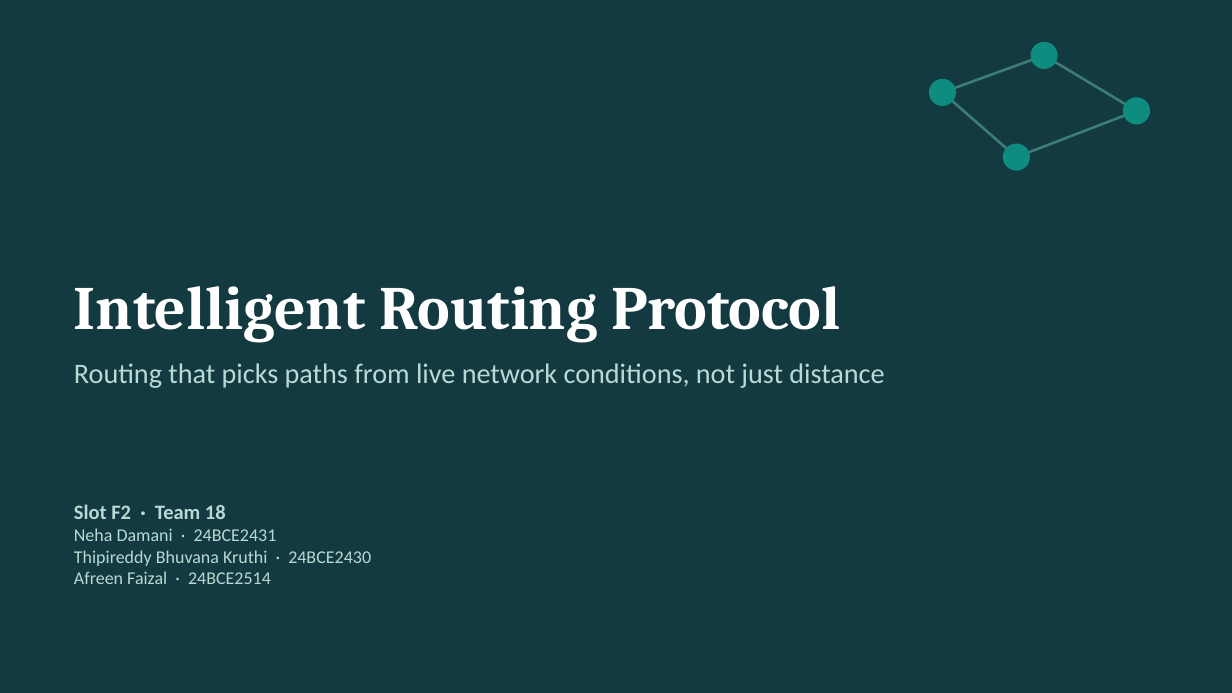
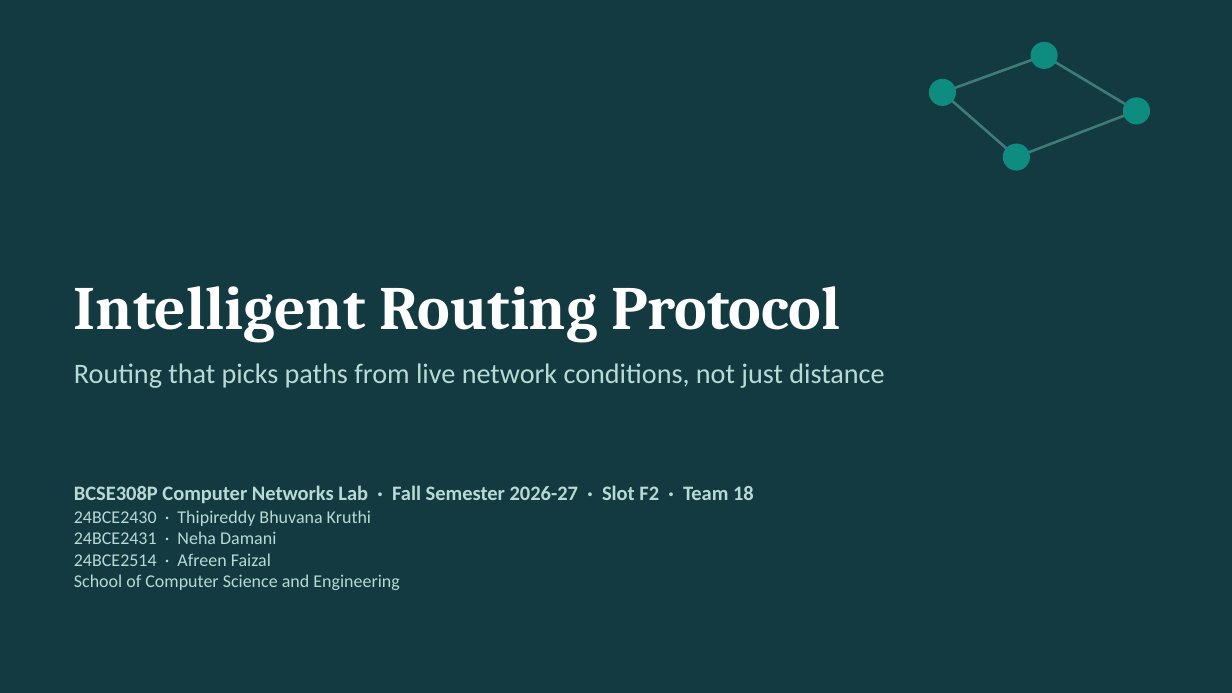
Before and after one commit to nehadamani0909/F2_Team18, a slide deck: slide 1 of submission/F2_Team18_PPT.pptx. Drawn at 1232x693 pixels with LibreOffice and Linux fonts; fonts in the diff are those of the drawing. Boxes give left, top, right and bottom in pixels: in the first picture for what was removed or moved away, otherwise in the second. Text is boxed around its words. In the diff, an @@ line names an element or a change of style, - is before the commit and + after.

```diff
--- a/submission/F2_Team18_PPT.pptx
+++ b/submission/F2_Team18_PPT.pptx
@@ text at [74,485,754,590]: text changed @@
-Slot F2 · Team 18
-Neha Damani · 24BCE2431
-Thipireddy Bhuvana Kruthi · 24BCE2430
-Afreen Faizal · 24BCE2514
+BCSE308P Computer Networks Lab · Fall Semester 2026-27 · Slot F2 · Team 18
+24BCE2430 · Thipireddy Bhuvana Kruthi
+24BCE2431 · Neha Damani
+24BCE2514 · Afreen Faizal
+School of Computer Science and Engineering
```
Also in this commit, not shown: 11 other slides changed, 4 slides added, 2 other files.
